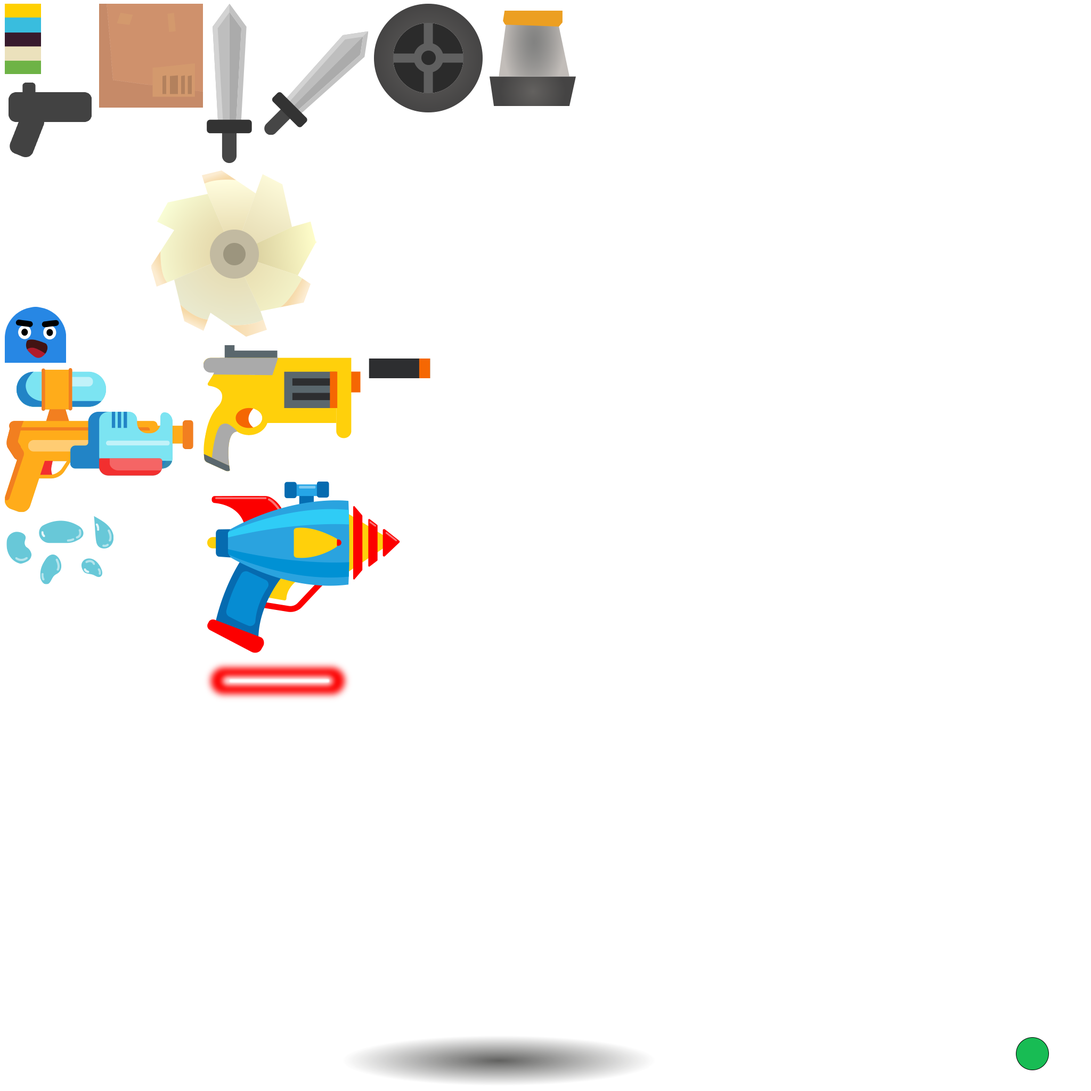
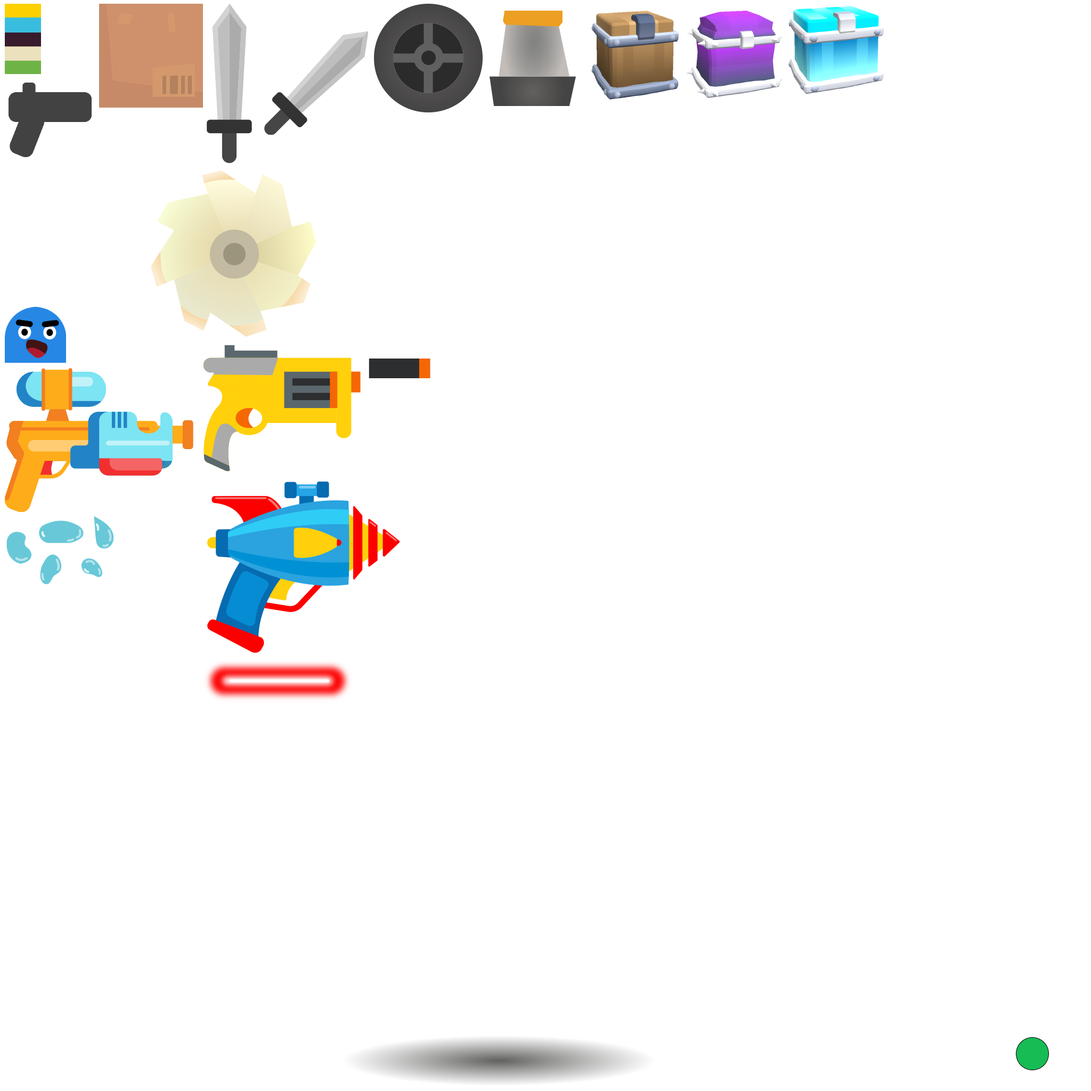
Layered file, before and after one edit (w=1091, h=1091). Changes by layer:
added layer "Layer 29" above "Layer 28" over [788, 5, 885, 95]
added layer "Layer 28" above "Layer 26" over [686, 10, 784, 99]
added layer "Layer 27" above "Layer 25" over [591, 10, 679, 100]
